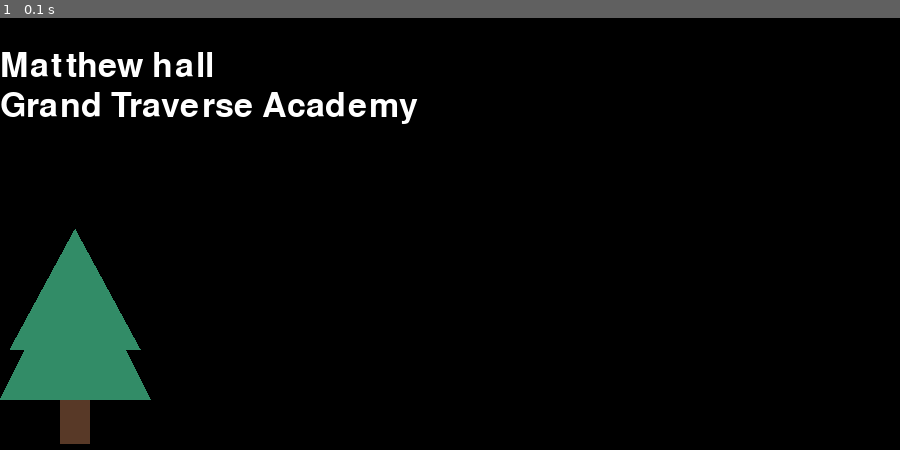
Above: before the commit, frame 1.
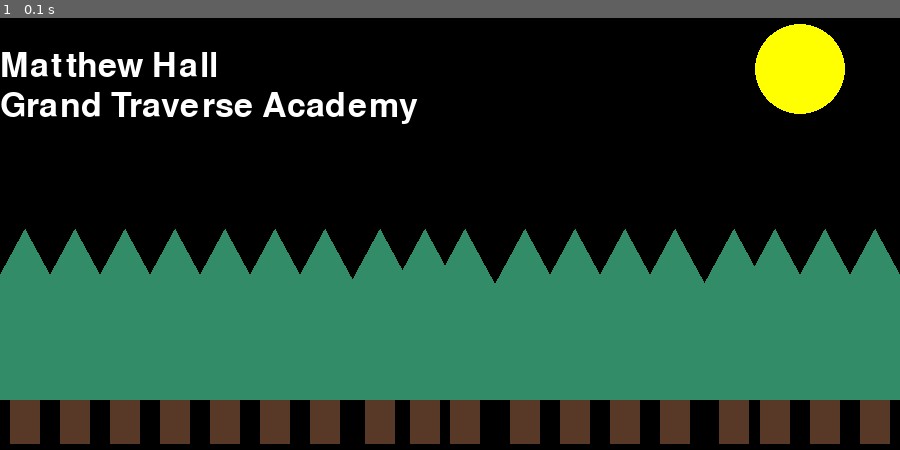
Above: after the commit, the same moment.

Repository: hallma886/pygame-background-scene
Game: pygame game, started from main.py
Two runs of this game, one before a commit and one after it. Both use one fixed random seed, a clock stepped at 60 frames per second and the inputs below.
Inputs:
- Up to frame 1 (0.1 s): no input

The runs differ from the first frame. In frame 1, 38% of the frame differs, in the area x 0-100%, y 1-99%.

Commit message:
Update Main.py

Diff:
--- a/main.py
+++ b/main.py
@@ -26,10 +26,12 @@
     screen = init_game()  # Initialize the game and get the screen
     clock = pygame.time.Clock() # Initialize the clock objecct
 
-    def draw_tree():
-        pygame.draw.rect(screen, config.BARK_BROWN, [60, 400, 30, 45])
-        pygame.draw.polygon(screen, config.FOREST_GREEN, [[150, 400], [75, 250], [0, 400]])
-        pygame.draw.polygon(screen, config.FOREST_GREEN, [[140, 350], [75, 230], [10, 350]])
+    def draw_tree(x_offset, y_offset):
+        # Draw the trunk
+        pygame.draw.rect(screen, config.BARK_BROWN, [60 + x_offset, 400 + y_offset, 30, 45])
+        # Draw the leaves
+        pygame.draw.polygon(screen, config.FOREST_GREEN, [[150 + x_offset, 400 + y_offset], [75 + x_offset, 230 + y_offset], [0 + x_offset, 400 + y_offset]])
+        pygame.draw.polygon(screen, config.FOREST_GREEN, [[140 + x_offset, 350 + y_offset], [75 + x_offset, 230 + y_offset], [10 + x_offset, 350 + y_offset]])
 
     # Main game loop
     running = True
@@ -39,16 +41,30 @@
         # Fill the screen with a background color
         screen.fill(config.BLACK)
 
-        #y_offset = 10
-        #x_offset = 10
-        #while y_offset < 100:
-        #    draw_tree()
-        #    y_offset = y_offset + 10 # Increase value of y_offset by 10 each time the loop runs
+        pygame.draw.circle(screen, config.YELLOW, (800, 70), 45, 0)
 
-        draw_tree()
+        # Draw trees at different locations
+        draw_tree(0, 0)
+        draw_tree(50, 0)
+        draw_tree(-50, 0)
+        draw_tree(150, 0)
+        draw_tree(200, 0)
+        draw_tree(250, 0)
+        draw_tree(100, 0)
+        draw_tree(305, 0)
+        draw_tree(350, 0)
+        draw_tree(390, 0)
+        draw_tree(450, 0)
+        draw_tree(500, 0)
+        draw_tree(550, 0)
+        draw_tree(600, 0)
+        draw_tree(659, 0)
+        draw_tree(700, 0)
+        draw_tree(750, 0)
+        draw_tree(800, 0)
 
         font = pygame.font.SysFont("Ariel", 50)
-        text = font.render('Matthew hall', True, config.WHITE)
+        text = font.render('Matthew Hall', True, config.WHITE)
         screen.blit(text, [0, 50])
         text = font.render('Grand Traverse Academy', True, config.WHITE)
         screen.blit(text, [0, 90])
